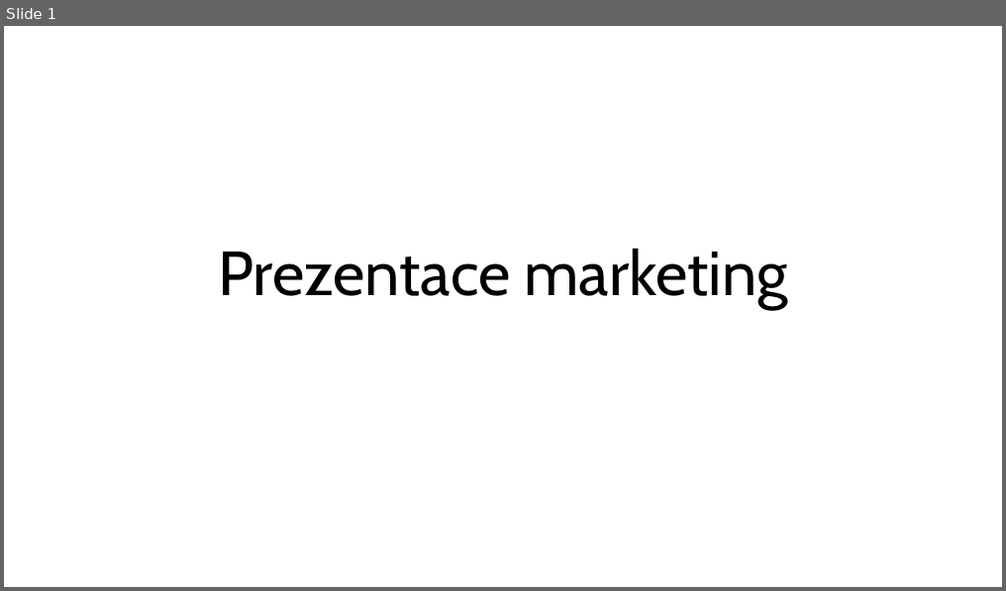
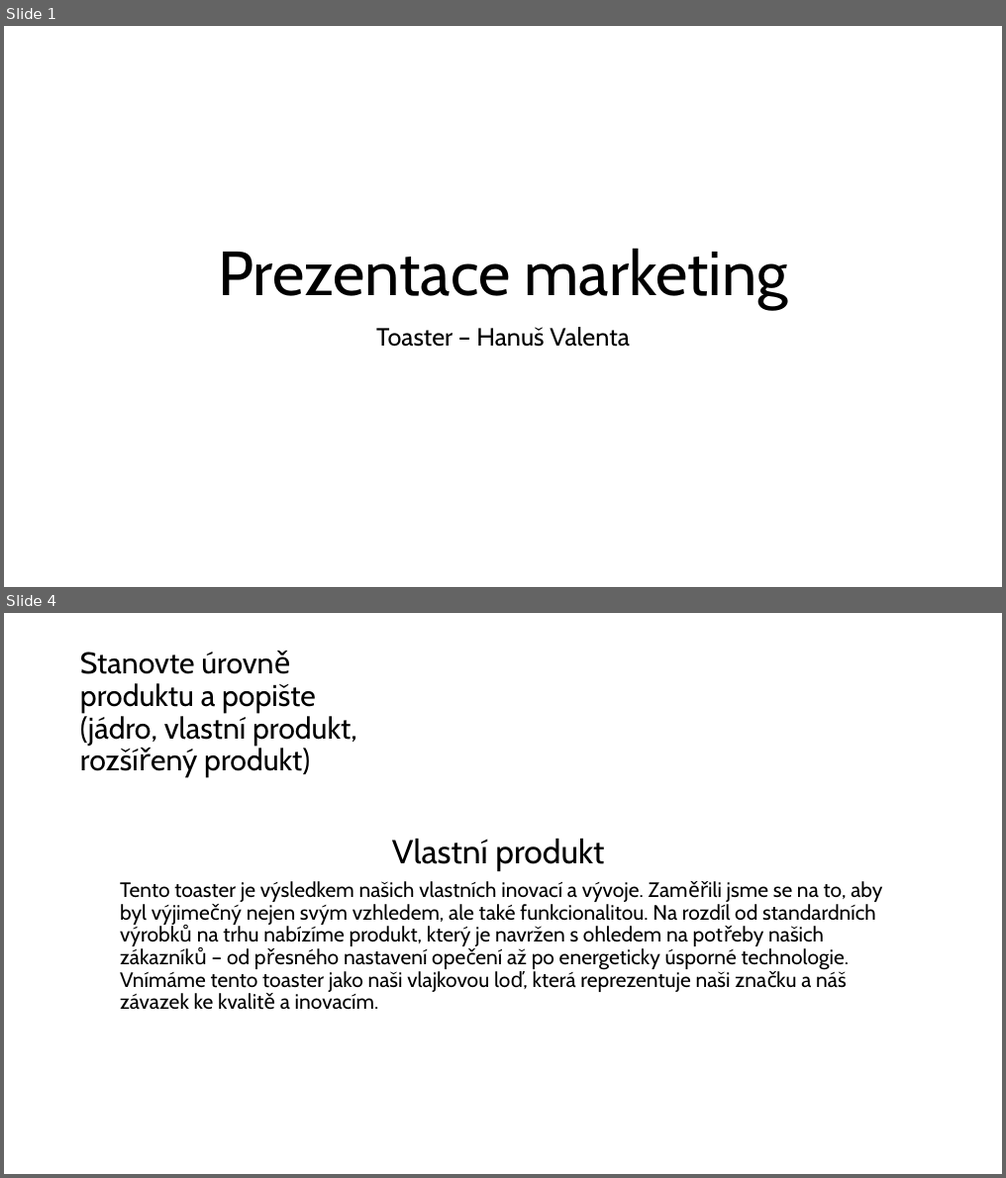
Before and after one commit to hanusvalenta/School, a slide deck: Files/Marketing/Prezentace marketing.pptx. Shown one above the other, each under a label of ours: slide 1 before the commit, slides 1 and 4 after it; the slides between them are not shown. The pictures are 1006x591 and 1006x1178 pixels, drawn with LibreOffice and Linux fonts; fonts in the diff are those of the drawing. Boxes give left, top, right and bottom in pixels: in the first picture for what was removed or moved away, otherwise in the second. Text is boxed around its words. In the diff, an @@ line names an element or a change of style, - is before the commit and + after.

```diff
--- a/Files/Marketing/Prezentace marketing.pptx
+++ b/Files/Marketing/Prezentace marketing.pptx
@@ slide 4 added at [4,613,1002,1174], background #FFFFFF @@
@@ title added at [80,652,357,778], 28.8 pt, text #000000 @@
+Stanovte úrovně produktu a popište (jádro, vlastní produkt, rozšířený produkt)
@@ text added at [392,838,604,871], 32 pt, text #000000 @@
+Vlastní produkt
@@ text added at [120,881,882,1010], 20 pt, text #000000 @@
+Tento toaster je výsledkem našich vlastních inovací a vývoje. Zaměřili jsme se na to, aby byl výjimečný nejen svým vzhledem, ale také funkcionalitou. Na rozdíl od standardních výrobků na trhu nabízíme produkt, který je navržen s ohledem na potřeby našich zákazníků – od přesného nastavení opečení až po energeticky úsporné technologie. Vnímáme tento toaster jako naši vlajkovou loď, která reprezentuje naši značku a náš závazek ke kvalitě a inovacím.
@@ slide 1 changed as well @@
@@ subtitle added at [376,327,630,347], 24 pt, text #000000 @@
+Toaster – Hanuš Valenta
```
Also in this commit, not shown: 14 other slides added, 7 other files.
